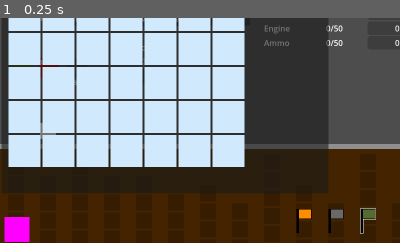
Above: before the commit, frame 1.
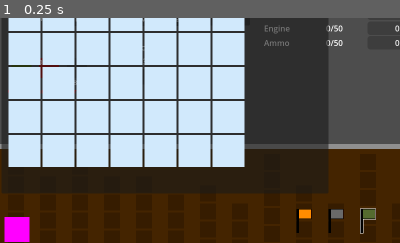
Above: after the commit, the same moment.

Repository: dwlee0802/AttritionWarfare
Game: Godot game, scene res://Scenes/game.tscn
The game is run twice, just before and just after one commit, with the same random seed, the same clock (stepped at 60 frames per second) and the same inputs.
Inputs:
- Up to frame 1 (0.25 s): no input
The pictures show only the part of the screen within x 0-50%, y 21-71%; the shares and areas given below are measured in that part.

The runs differ from the first frame. In frame 1, less than 0.1% of the frame differs, in the area x 10-14%, y 46-54%.

Commit message:
Removed previous industry nodes under Nation.

Diff:
--- a/Data/Industry/steel_mill.tres
+++ b/Data/Industry/steel_mill.tres
@@ -8,6 +8,7 @@
 industrySector = 1
 baseProductionTime = 1.0
 productionAmount = 1
+levelUpCost = 500
 ingredientType0 = 0
 ingredientType0_Need = 1
 ingredientType1 = 1
--- a/Scenes/game.tscn
+++ b/Scenes/game.tscn
@@ -95,14 +95,14 @@
 [node name="IndustryPanel" parent="IndustryTab/BasicIndustry" node_paths=PackedStringArray("industry") instance=ExtResource("3_kbdac")]
 offset_top = 23.0
 offset_bottom = 168.0
-industry = NodePath("../../../PlayerNation/Industry/Coal Mines")
+industry = NodePath("")
 
 [node name="IndustryPanel2" parent="IndustryTab/BasicIndustry" node_paths=PackedStringArray("industry") instance=ExtResource("3_kbdac")]
 offset_left = 172.0
 offset_top = 23.0
 offset_right = 343.0
 offset_bottom = 168.0
-industry = NodePath("../../../PlayerNation/Industry/Iron Mines")
+industry = NodePath("")
 
 [node name="ProcessedIndustry" type="Control" parent="IndustryTab"]
 anchors_preset = 0
@@ -120,7 +120,7 @@
 [node name="IndustryPanel" parent="IndustryTab/ProcessedIndustry" node_paths=PackedStringArray("industry") instance=ExtResource("3_kbdac")]
 offset_top = 25.0
 offset_bottom = 170.0
-industry = NodePath("../../../PlayerNation/Industry/Steel Mill")
+industry = NodePath("")
 
 [node name="ManufacturedIndustry" type="Control" parent="IndustryTab"]
 anchors_preset = 0
@@ -140,28 +140,28 @@
 offset_top = 25.0
 offset_right = 172.0
 offset_bottom = 170.0
-industry = NodePath("../../../PlayerNation/Industry/Gun Factory")
+industry = NodePath("")
 
 [node name="IndustryPanel2" parent="IndustryTab/ManufacturedIndustry" node_paths=PackedStringArray("industry") instance=ExtResource("3_kbdac")]
 offset_left = 173.0
 offset_top = 25.0
 offset_right = 344.0
 offset_bottom = 170.0
-industry = NodePath("../../../PlayerNation/Industry/Cannon Factory")
+industry = NodePath("")
 
 [node name="IndustryPanel3" parent="IndustryTab/ManufacturedIndustry" node_paths=PackedStringArray("industry") instance=ExtResource("3_kbdac")]
 offset_left = 344.0
 offset_top = 25.0
 offset_right = 515.0
 offset_bottom = 170.0
-industry = NodePath("../../../PlayerNation/Industry/Tank Factory")
+industry = NodePath("")
 
 [node name="IndustryPanel4" parent="IndustryTab/ManufacturedIndustry" node_paths=PackedStringArray("industry") instance=ExtResource("3_kbdac")]
 offset_left = 516.0
 offset_top = 26.0
 offset_right = 687.0
 offset_bottom = 171.0
-industry = NodePath("../../../PlayerNation/Industry/Ammo Factory")
+industry = NodePath("")
 
 [node name="ResourceStockLabel" type="Label" parent="IndustryTab"]
 layout_mode = 0
@@ -985,83 +985,6 @@
 script = ExtResource("4_kokw5")
 hq = NodePath("../World/PlayerHQ")
 
-[node name="Industry" type="Node" parent="PlayerNation"]
-
-[node name="Coal Mines" type="Node" parent="PlayerNation/Industry"]
-script = ExtResource("5_2rvh2")
-productionType = 0
-productionAmount = 3
-
-[node name="ProductionTimer" type="Timer" parent="PlayerNation/Industry/Coal Mines"]
-one_shot = true
-
-[node name="Iron Mines" type="Node" parent="PlayerNation/Industry"]
-script = ExtResource("5_2rvh2")
-productionType = 1
-productionAmount = 2
-
-[node name="ProductionTimer" type="Timer" parent="PlayerNation/Industry/Iron Mines"]
-one_shot = true
-
-[node name="Steel Mill" type="Node" parent="PlayerNation/Industry"]
-script = ExtResource("5_2rvh2")
-industrySector = 1
-productionType = 2
-productionAmount = 1
-ingredientType0 = 0
-ingredientType0_Amount = 2
-ingredientType1 = 1
-ingredientType1_Amount = 1
-
-[node name="ProductionTimer" type="Timer" parent="PlayerNation/Industry/Steel Mill"]
-one_shot = true
-
-[node name="Gun Factory" type="Node" parent="PlayerNation/Industry"]
-script = ExtResource("5_2rvh2")
-industrySector = 2
-productionType = 3
-productionAmount = 10
-ingredientType0 = 2
-ingredientType0_Amount = 2
-
-[node name="ProductionTimer" type="Timer" parent="PlayerNation/Industry/Gun Factory"]
-one_shot = true
-
-[node name="Cannon Factory" type="Node" parent="PlayerNation/Industry"]
-script = ExtResource("5_2rvh2")
-industrySector = 2
-productionType = 4
-productionAmount = 1
-ingredientType0 = 2
-ingredientType0_Amount = 1
-
-[node name="ProductionTimer" type="Timer" parent="PlayerNation/Industry/Cannon Factory"]
-one_shot = true
-
-[node name="Tank Factory" type="Node" parent="PlayerNation/Industry"]
-script = ExtResource("5_2rvh2")
-industrySector = 2
-productionType = 5
-productionAmount = 1
-ingredientType0 = 2
-ingredientType0_Amount = 1
-ingredientType1 = 4
-ingredientType1_Amount = 1
-
-[node name="ProductionTimer" type="Timer" parent="PlayerNation/Industry/Tank Factory"]
-one_shot = true
-
-[node name="Ammo Factory" type="Node" parent="PlayerNation/Industry"]
-script = ExtResource("5_2rvh2")
-industrySector = 2
-productionType = 6
-productionAmount = 10
-ingredientType0 = 2
-ingredientType0_Amount = 1
-
-[node name="ProductionTimer" type="Timer" parent="PlayerNation/Industry/Ammo Factory"]
-one_shot = true
-
 [node name="EnemyNation" type="Node" parent="." node_paths=PackedStringArray("hq")]
 script = ExtResource("4_kokw5")
 hq = NodePath("../World/EnemyHQ")
@@ -1238,7 +1161,7 @@
 
 [node name="Block2" parent="World/Ground" node_paths=PackedStringArray("industry") instance=ExtResource("19_n67nq")]
 layout_mode = 2
-industry = NodePath("../../../PlayerNation/Industry/Coal Mines")
+industry = NodePath("")
 
 [node name="Block3" parent="World/Ground" instance=ExtResource("19_n67nq")]
 layout_mode = 2
--- a/Scripts/Nation.gd
+++ b/Scripts/Nation.gd
@@ -21,9 +21,6 @@
 
 # Called when the node enters the scene tree for the first time.
 func _ready():
-	for item in get_node("Industry").get_children():
-		industries.append(item)
-
 	for i in range(Enums.GOOD_TYPE_COUNT):
 		var new2D = Array()
 		for j in range(MAX_PRIORITY_LEVEL):
